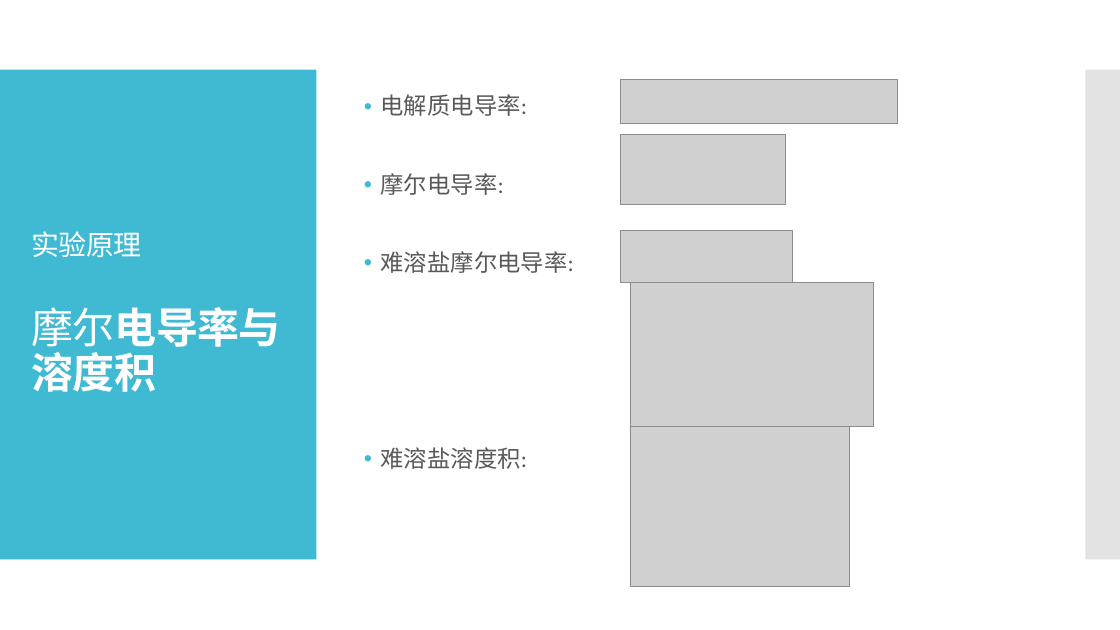
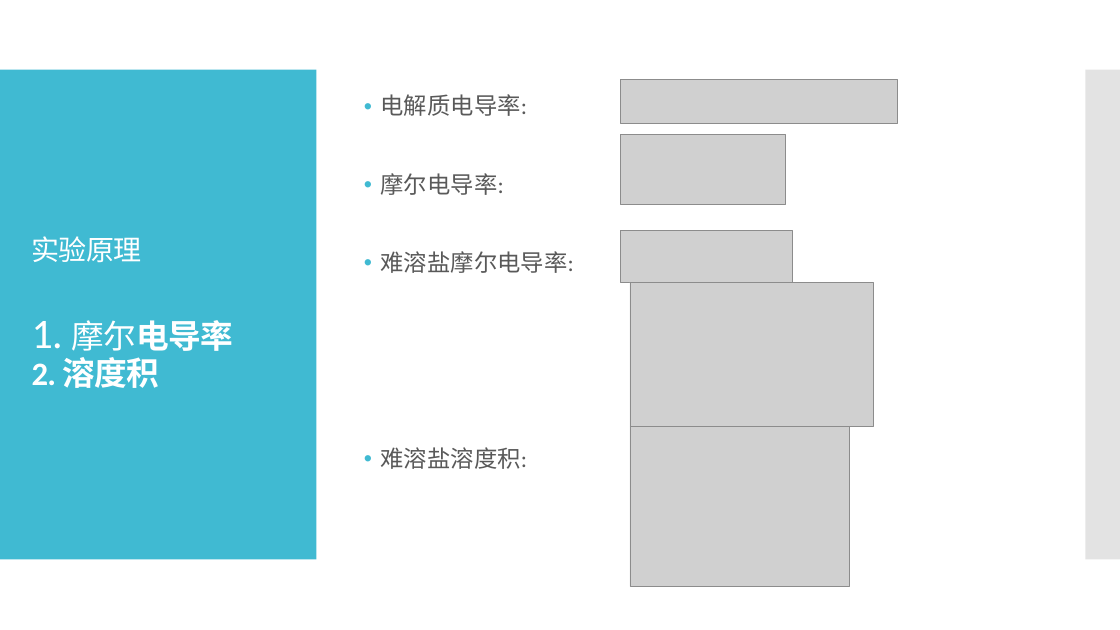
Before and after one commit to Mrqeoqqt/physical-chemistry-experiment-reports, a slide deck: slide 3 of Extend_exp_electronic_conductivity/拓展实验pre.pptx (slide 2 before the commit). Drawn at 1120x630 pixels with LibreOffice and Linux fonts; fonts in the diff are those of the drawing; grey boxes stand for pictures. Boxes give left, top, right and bottom in pixels: in the first picture for what was removed or moved away, otherwise in the second. Text is boxed around its words. In the diff, an @@ line names an element or a change of style, - is before the commit and + after.

```diff
--- a/Extend_exp_electronic_conductivity/拓展实验pre.pptx
+++ b/Extend_exp_electronic_conductivity/拓展实验pre.pptx
@@ title at <box>32,236,233,388</box>: text changed; size 36 to 28 pt; bold off @@
-实验原理
-摩尔电导率与溶度积
+实验原理
+1. 摩尔电导率
+2. 溶度积
```
Also in this commit, not shown: 3 other slides changed, 3 slides added, 1 other file.
